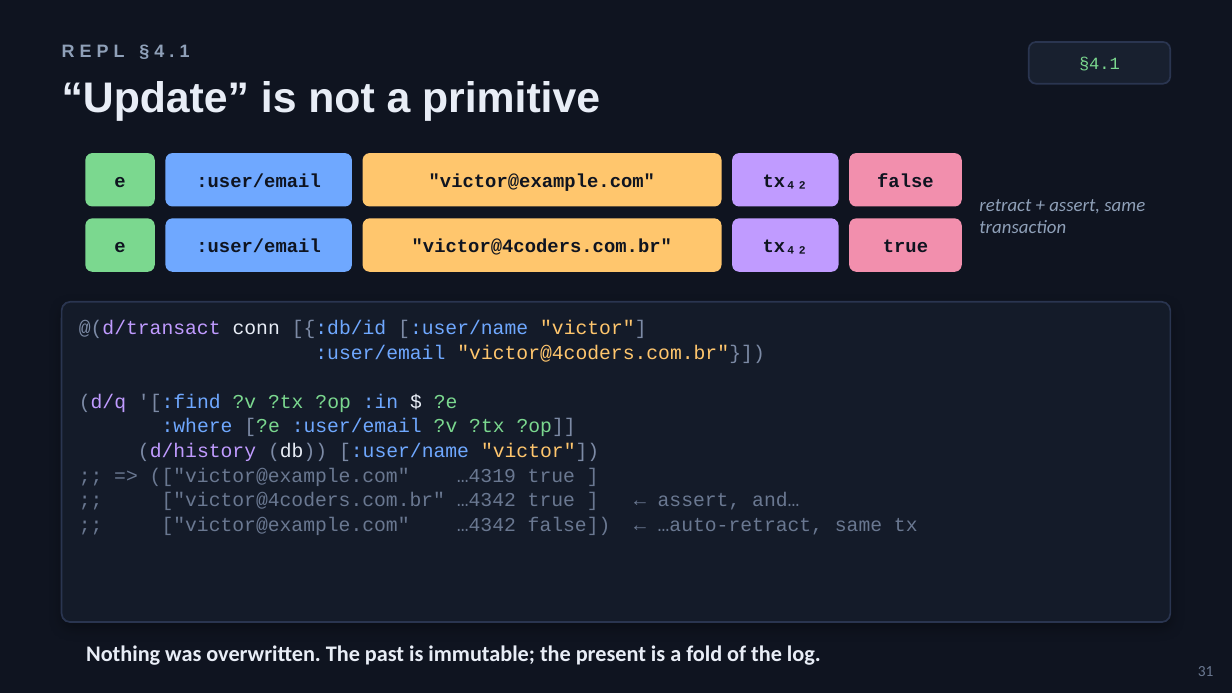
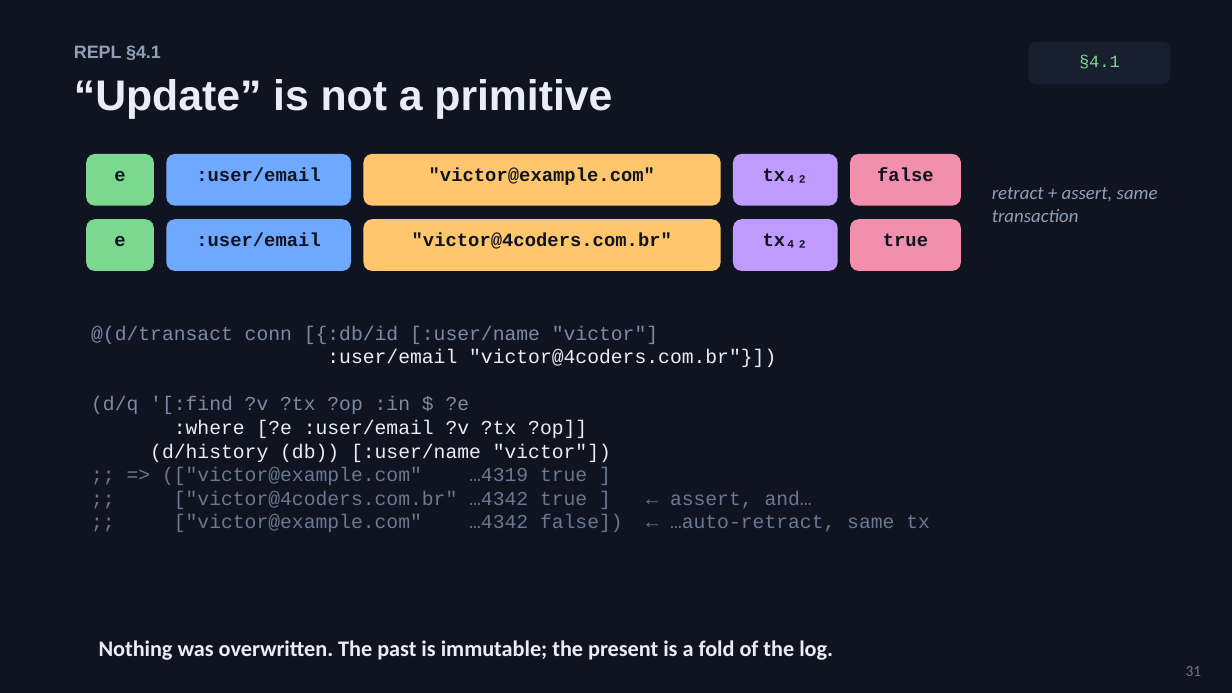
Before and after one commit to 4coders-com-br/datomic-model, a slide deck: slide 31 of domain-modeling-with-datoms.pptx. Drawn at 1232x693 pixels with LibreOffice and Linux fonts; fonts in the diff are those of the drawing. Boxes give left, top, right and bottom in pixels: in the first picture for what was removed or moved away, otherwise in the second. Text is boxed around its words. In the diff, an @@ line names an element or a change of style, - is before the commit and + after.

```diff
--- a/domain-modeling-with-datoms.pptx
+++ b/domain-modeling-with-datoms.pptx
@@ text "REPL §4.1" at [74, 45, 161, 60]: letter spacing 3 to 0 pt; vertical alignment middle to top @@
@@ rounded rectangle "§4.1" at [1029, 42, 1170, 84]: vertical alignment middle to top; outline #2A3550 1 pt to none; proportions changed @@
@@ rounded rectangle "e" at [86, 154, 154, 206]: vertical alignment middle to top; outline #7BD88F 1 pt to none; proportions changed @@
@@ rounded rectangle ":user/email" at [166, 154, 351, 206]: vertical alignment middle to top; outline #6FA8FF 1 pt to none; proportions changed @@
@@ rounded rectangle ""victor@example.com"" at [363, 154, 721, 206]: vertical alignment middle to top; outline #FFC66D 1 pt to none; proportions changed @@
@@ rounded rectangle "tx₄₂" at [733, 154, 838, 206]: vertical alignment middle to top; outline #C09BFF 1 pt to none; proportions changed @@
@@ rounded rectangle "false" at [850, 154, 961, 206]: vertical alignment middle to top; outline #F28FAD 1 pt to none; proportions changed @@
@@ rounded rectangle "e" at [86, 219, 154, 271]: vertical alignment middle to top; outline #7BD88F 1 pt to none; proportions changed @@
@@ rounded rectangle ":user/email" at [166, 219, 351, 271]: vertical alignment middle to top; outline #6FA8FF 1 pt to none; proportions changed @@
@@ rounded rectangle ""victor@4coders.com.br"" at [363, 219, 721, 271]: vertical alignment middle to top; outline #FFC66D 1 pt to none; proportions changed @@
@@ rounded rectangle "tx₄₂" at [733, 219, 838, 271]: vertical alignment middle to top; outline #C09BFF 1 pt to none; proportions changed @@
@@ rounded rectangle "true" at [850, 219, 961, 271]: vertical alignment middle to top; outline #F28FAD 1 pt to none; proportions changed @@
@@ rounded rectangle removed at [62, 302, 1170, 622] @@
@@ text "@(d/transact conn [{:db/id [:user/name "victor"]" at [91, 326, 930, 532]: text colour #C09BFF to #7C8AA5 in "@(d/transact", "(d/q"; text colour #E8EDF6 to #7C8AA5 in "conn", "$"; text colour #6FA8FF to #7C8AA5 in "[{:db/id [:user/name", "'[:find :in"; text colour #FFC66D to #7C8AA5 in ""victor"]"; text colour #6FA8FF to #E8EDF6 in ":user/email", ":where :user/email", "[:user/name"; text colour #FFC66D to #E8EDF6 in ""victor@4coders.com.br"}])", ""victor"])"; text colour #7C8AA5 to #E8EDF6 in ""victor@4coders.com.br"}])", "[?e ?op]]", "(d/history (db)) [:user/name "victor"])"; text colour #7BD88F to #7C8AA5 in "?v ?tx ?op ?e"; text colour #7BD88F to #E8EDF6 in "[?e ?v ?tx ?op]]"; text colour #C09BFF to #E8EDF6 in "(d/history"; line spacing 1.04 to 1 @@
@@ vertical alignment middle to top in 4 elements at [1186, 666, 1202, 676], [74, 79, 612, 119], [992, 187, 1158, 222], [99, 640, 833, 660] @@
```
Also in this commit, not shown: 54 other slides changed, 9 other files.
